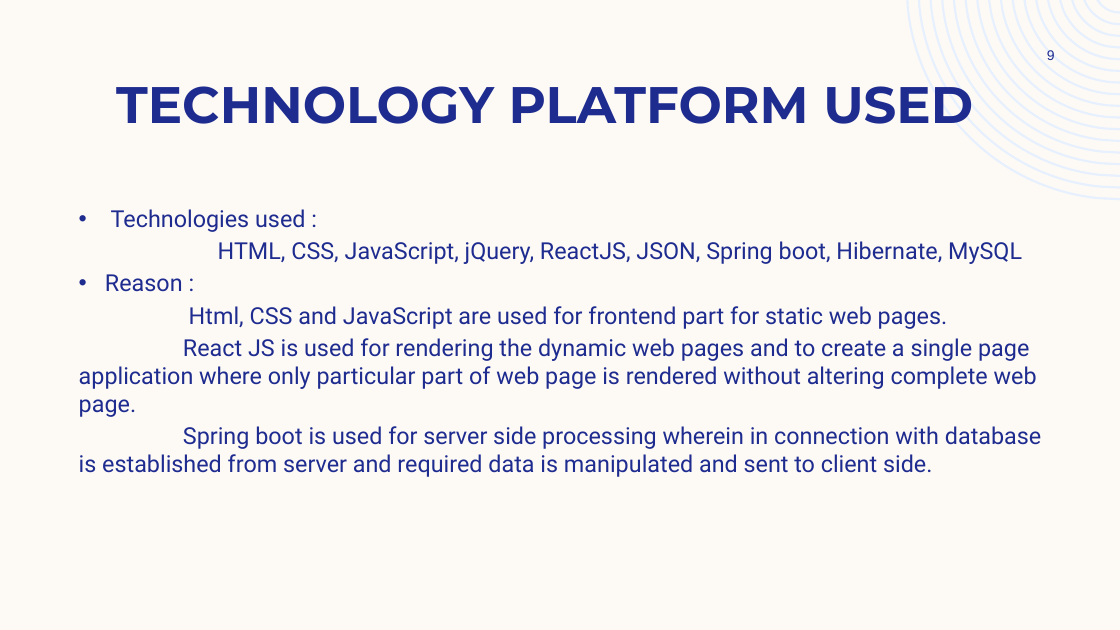
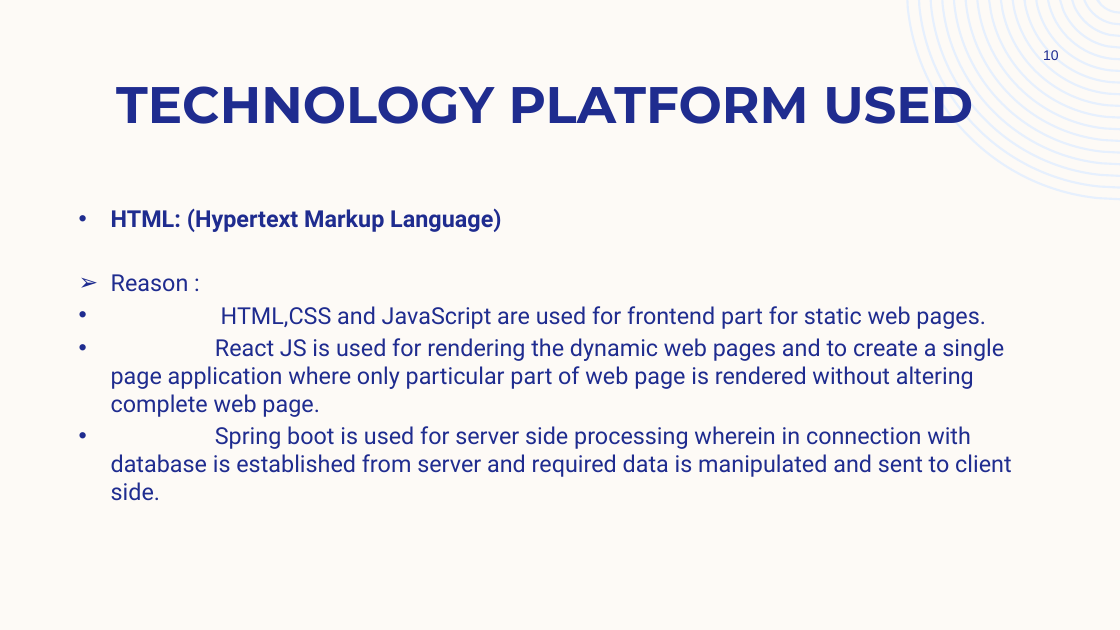
Before and after one commit to Sushil9731/Myproject, a slide deck: slide 10 of document/Learning Managemt System. (2).pptx (slide 9 before the commit). Drawn at 1120x630 pixels with LibreOffice and Linux fonts; fonts in the diff are those of the drawing. Boxes give left, top, right and bottom in pixels: in the first picture for what was removed or moved away, otherwise in the second. Text is boxed around its words. In the diff, an @@ line names an element or a change of style, - is before the commit and + after.

```diff
--- a/document/Learning Managemt System. (2).pptx
+++ b/document/Learning Managemt System. (2).pptx
@@ page number at box(1043, 50, 1059, 60): text changed @@
-9
+10
@@ text at box(111, 208, 501, 232): text changed; bold on @@
-• Technologies used :
-HTML, CSS, JavaScript, jQuery, ReactJS, JSON, Spring boot, Hibernate, MySQL
+• HTML: (Hypertext Markup Language)
@@ text at box(111, 274, 1011, 501): bullet • to ➢; bullet none to • @@
@@ text at box(221, 306, 986, 329): text changed @@
-Html, CSS and JavaScript are used for frontend part for static web pages.
+• HTML,CSS and JavaScript are used for frontend part for static web pages.
```
Also in this commit, not shown: 7 other slides changed, 2 slides added.
